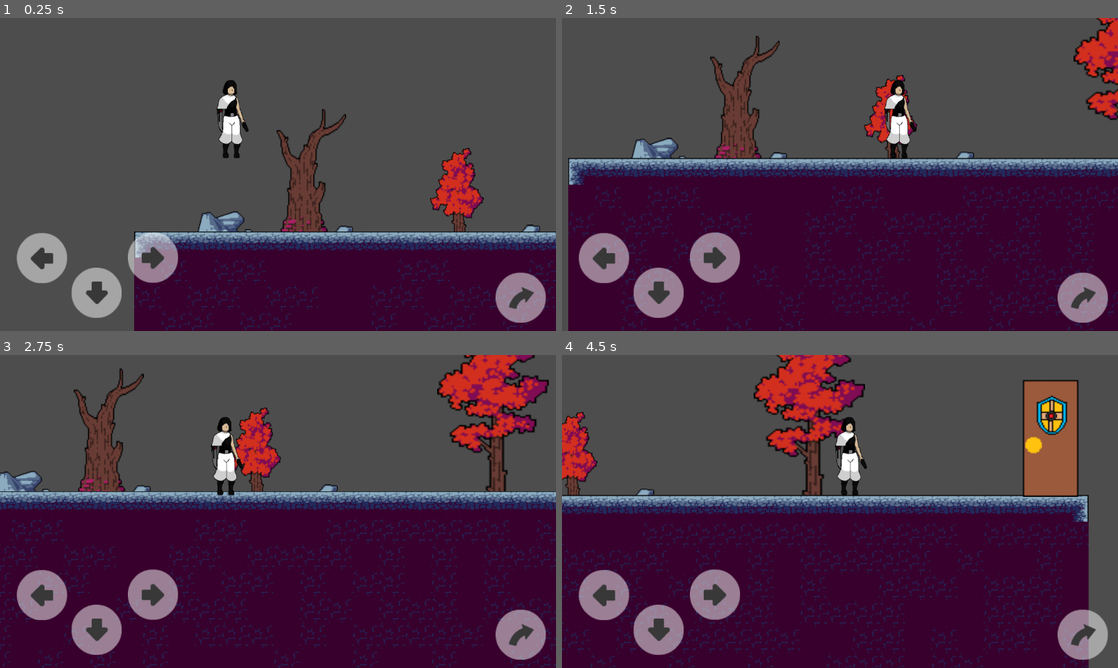
Above: before the commit, frames 1-4 (two rows, left to right).
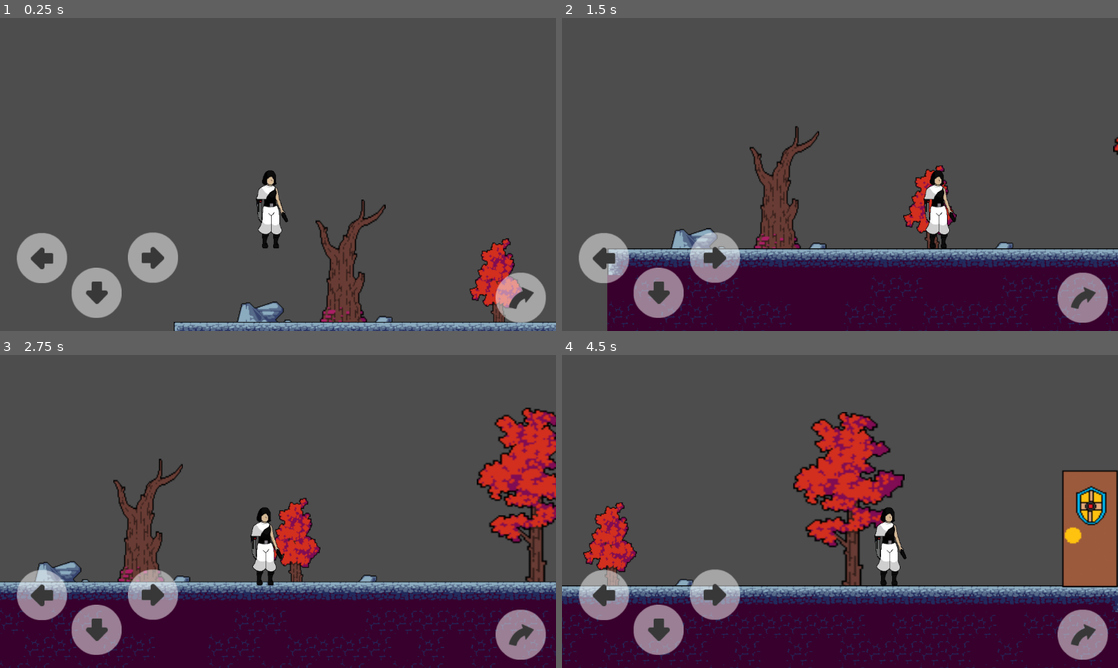
Above: after the commit, the same moments.

Repository: Corsa-Technologies/Terra1-seguro
Game: Godot game, scene res://Níveis/Nível 1.tscn
The game is run twice, just before and just after one commit, with the same random seed, the same clock (stepped at 60 frames per second) and the same inputs. This scene is started directly instead of the project's main scene.
Inputs:
- Up to frame 1 (0.25 s): no input
- Up to frame 2 (1.5 s): hold Right (ui_right) from 0.53 s (still down); tap Up (ui_up) at 0.77 s
- Up to frame 3 (2.75 s): tap Up (ui_up) at 1.52 s; release Right (ui_right) at 2.03 s; hold Left (ui_left) from 2.03 s (still down)
- Up to frame 4 (4.5 s): release Left (ui_left) at 2.78 s; hold Right (ui_right) 2.78-4.28 s; tap Up (ui_up) at 3.02, 3.77 s; hold Left (ui_left) from 4.28 s (still down)

The runs differ from the first frame. In frame 1, 29% of the frame differs, in the area x 24-100%, y 19-100%; in frame 2, 41%; in frame 3, 46%; in frame 4, 48%, in the area x 0-100%, y 0-100%.

Commit message:
"alteraçao na camera

Diff:
--- a/Player/playercena.tscn
+++ b/Player/playercena.tscn
@@ -62,7 +62,7 @@
 shape = SubResource("RectangleShape2D_3n7is")
 
 [node name="Camera2D" type="Camera2D" parent="."]
-position = Vector2(-1, 80)
+position = Vector2(-49, -30)
 zoom = Vector2(1.7, 1.7)
 position_smoothing_speed = 90.0
 drag_horizontal_enabled = true
